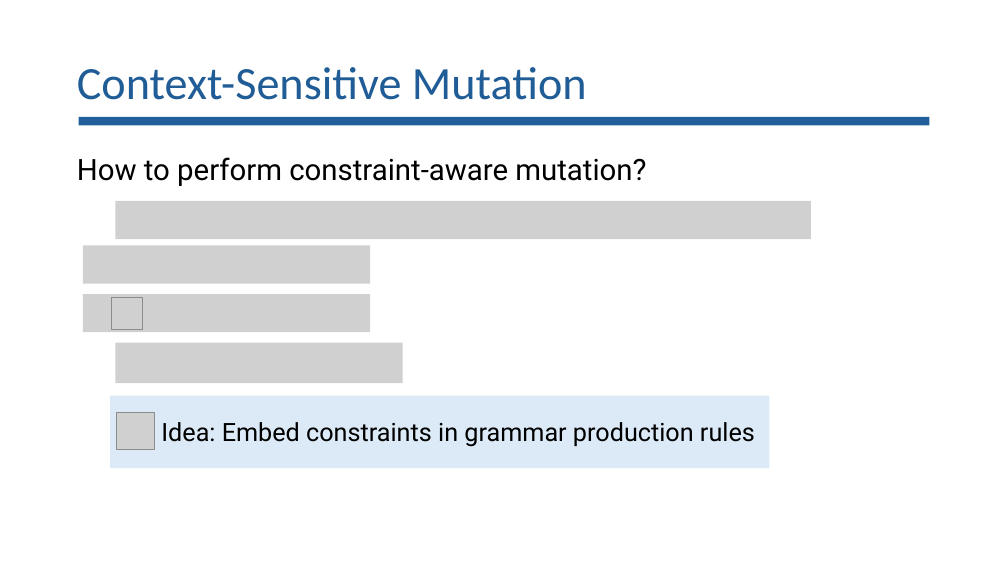
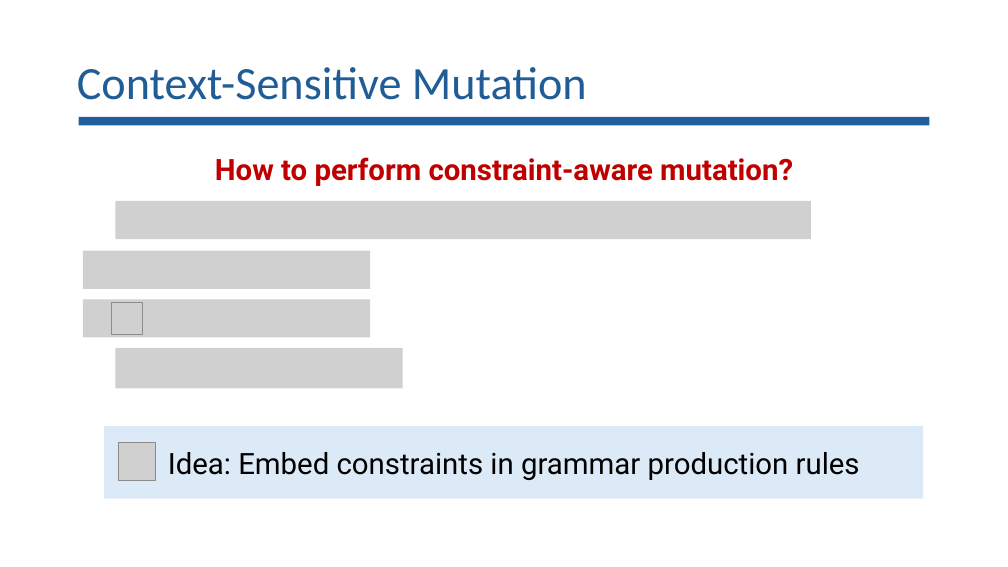
Before and after one commit to lorchrob/goblin_slides, a slide deck: slide 13 of goblin_slides.pptx (slide 12 before the commit). Drawn at 1008x567 pixels with LibreOffice and Linux fonts; fonts in the diff are those of the drawing; grey boxes stand for pictures. Boxes give left, top, right and bottom in pixels: in the first picture for what was removed or moved away, otherwise in the second. Text is boxed around its words. In the diff, an @@ line names an element or a change of style, - is before the commit and + after.

```diff
--- a/goblin_slides.pptx
+++ b/goblin_slides.pptx
@@ text "How to perform constraint-aware mutation?": place and size @@
-text "How to perform constraint-aware mutation?" at <box>77,157,646,186</box>
+text "How to perform constraint-aware mutation?" at <box>215,157,793,186</box>
@@ text "How to perform constraint-aware mutation?" at <box>215,157,793,186</box>: text colour #000000 to #C00000, bold on; alignment left to centre @@
@@ 4 pictures: place and size @@
-4 pictures at <box>83,246,403,383</box>
+4 pictures at <box>83,251,403,389</box>
@@ rectangle removed at <box>110,396,770,469</box> @@
@@ rectangle "Idea: Embed constraints in grammar ...": place and size @@
-rectangle "Idea: Embed constraints in grammar ..." at <box>161,422,755,447</box>
+rectangle "Idea: Embed constraints in grammar ..." at <box>104,426,923,499</box>
@@ rectangle "Idea: Embed constraints in grammar ..." at <box>104,426,923,499</box>: size 24 to 28 pt; alignment left to centre; vertical alignment top to middle; fill none to #DCEAF7 @@
@@ picture: place and size @@
-picture at <box>116,412,154,449</box>
+picture at <box>119,443,156,480</box>
```
Also in this commit, not shown: 18 other slides changed, 2 slides added, 1 slide removed.
